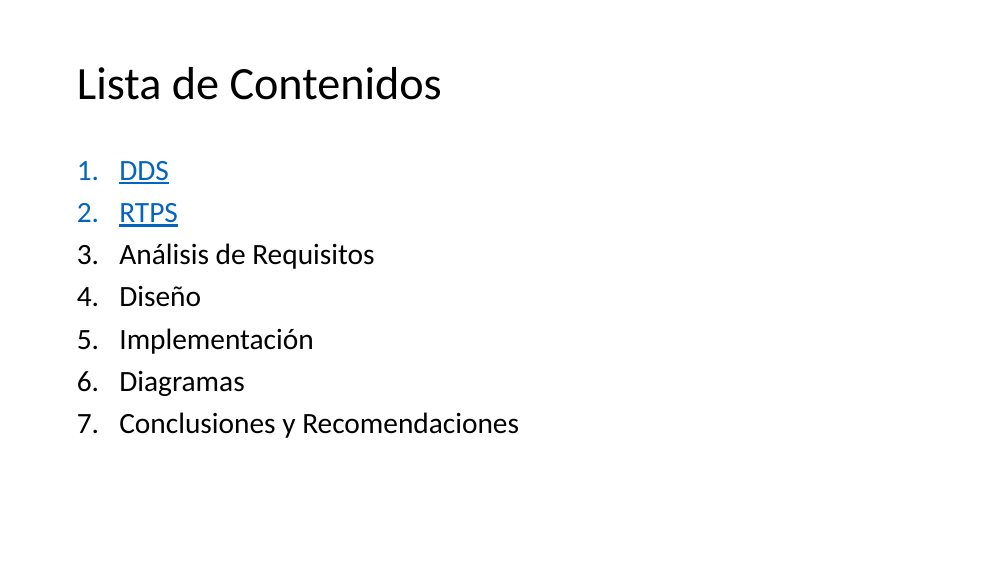
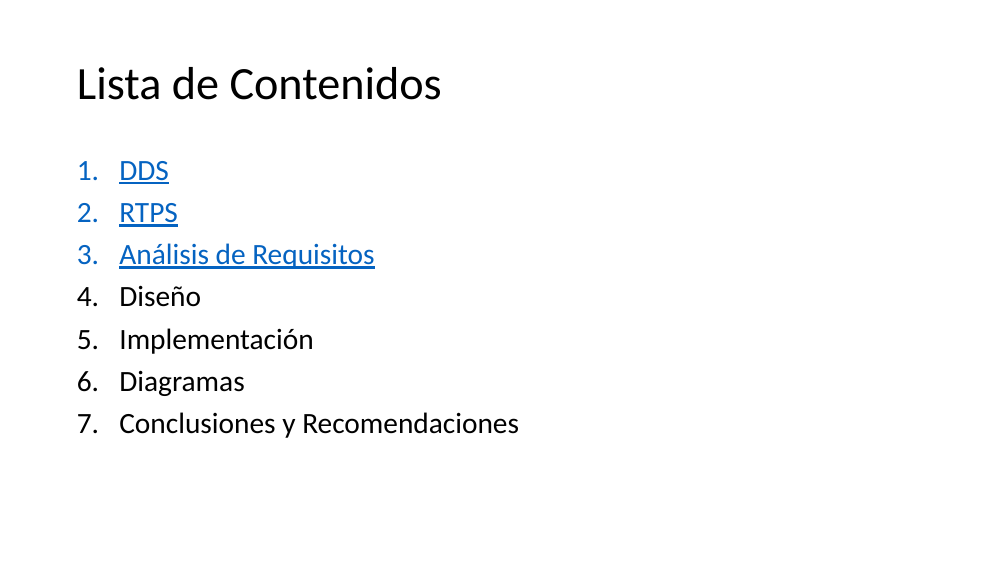
Before and after one commit to andresrubiop/Tesis, a slide deck: slide 2 of Rubio_Tello_Tesis-Presentación.pptx. Drawn at 1008x567 pixels with LibreOffice and Linux fonts; fonts in the diff are those of the drawing. Boxes give left, top, right and bottom in pixels: in the first picture for what was removed or moved away, otherwise in the second. Text is boxed around its words. In the diff, an @@ line names an element or a change of style, - is before the commit and + after.

Commit message:
Presentacion 1

```diff
--- a/Rubio_Tello_Tesis-Presentación.pptx
+++ b/Rubio_Tello_Tesis-Presentación.pptx
@@ text at (x1=119, y1=243, x2=374, y2=269): text colour #000000 to #0563C1, underline on in "Análisis de Requisitos" @@
```
Also in this commit, not shown: 4 slides added.
